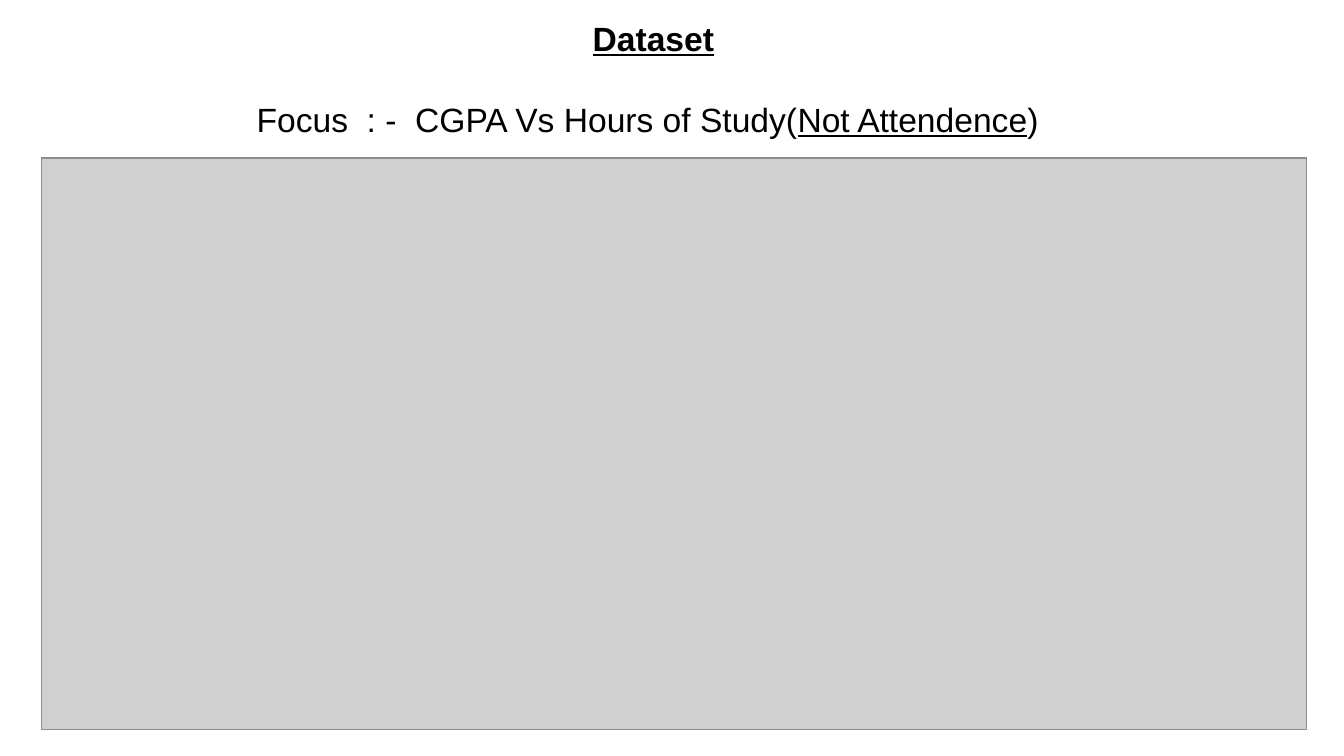
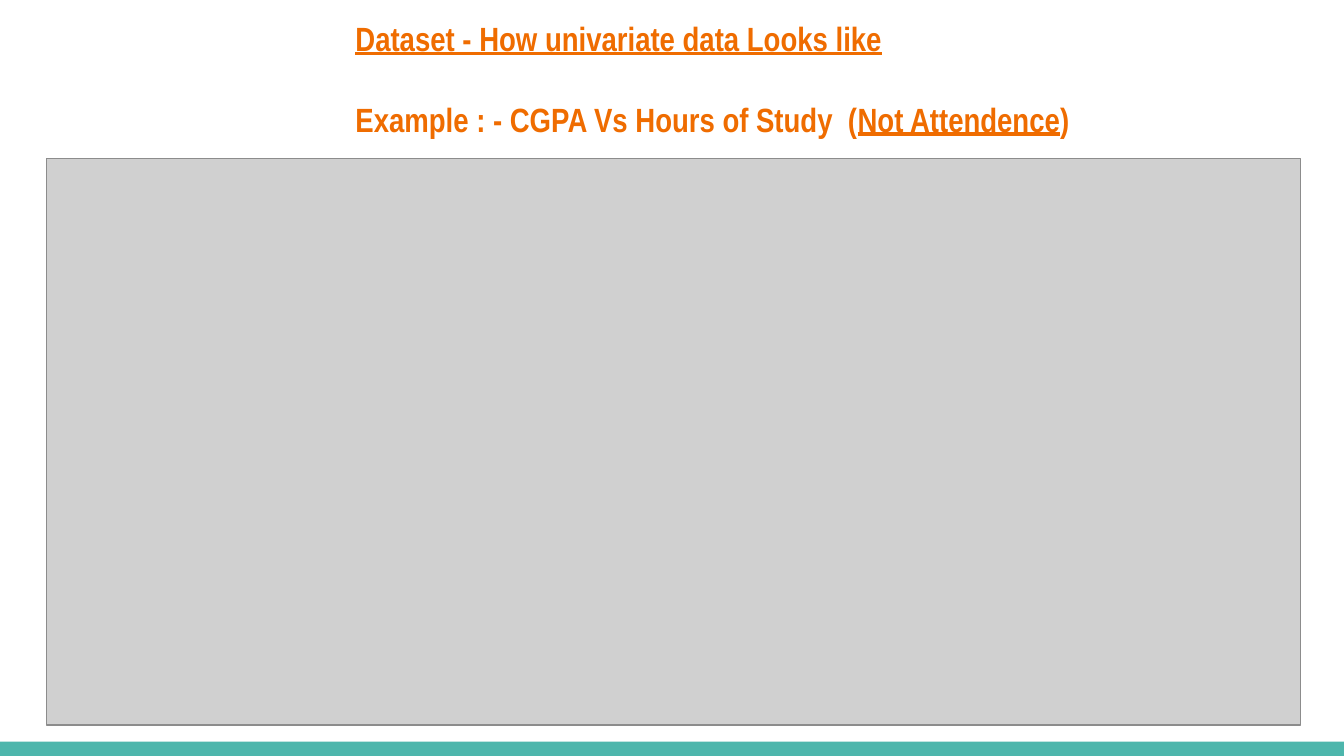
Before and after one commit to jugshaurya/Machine-Learning, a slide deck: slide 4 of Presentation/ML presentation.pptx. Drawn at 1344x756 pixels with LibreOffice and Linux fonts; fonts in the diff are those of the drawing; grey boxes stand for pictures. Boxes give left, top, right and bottom in pixels: in the first picture for what was removed or moved away, otherwise in the second. Text is boxed around its words. In the diff, an @@ line names an element or a change of style, - is before the commit and + after.

```diff
--- a/Presentation/ML presentation.pptx
+++ b/Presentation/ML presentation.pptx
@@ title at (x1=355, y1=26, x2=1069, y2=138): text changed; font Arial to Arial Narrow; text colour #000000 to #EF6C00; bold on @@
-Dataset
-Focus : - CGPA Vs Hours of Study(Not Attendence)
+Dataset - How univariate data Looks like
+Example : - CGPA Vs Hours of Study (Not Attendence)
@@ picture resized from (x1=42, y1=159, x2=1306, y2=730) to (x1=46, y1=159, x2=1300, y2=724) @@
@@ rectangle added at (x1=0, y1=742, x2=1344, y2=756), fill #4DB6AC @@
```
Also in this commit, not shown: 10 other slides changed, 6 slides added, 5 slides removed, 1 other file.
